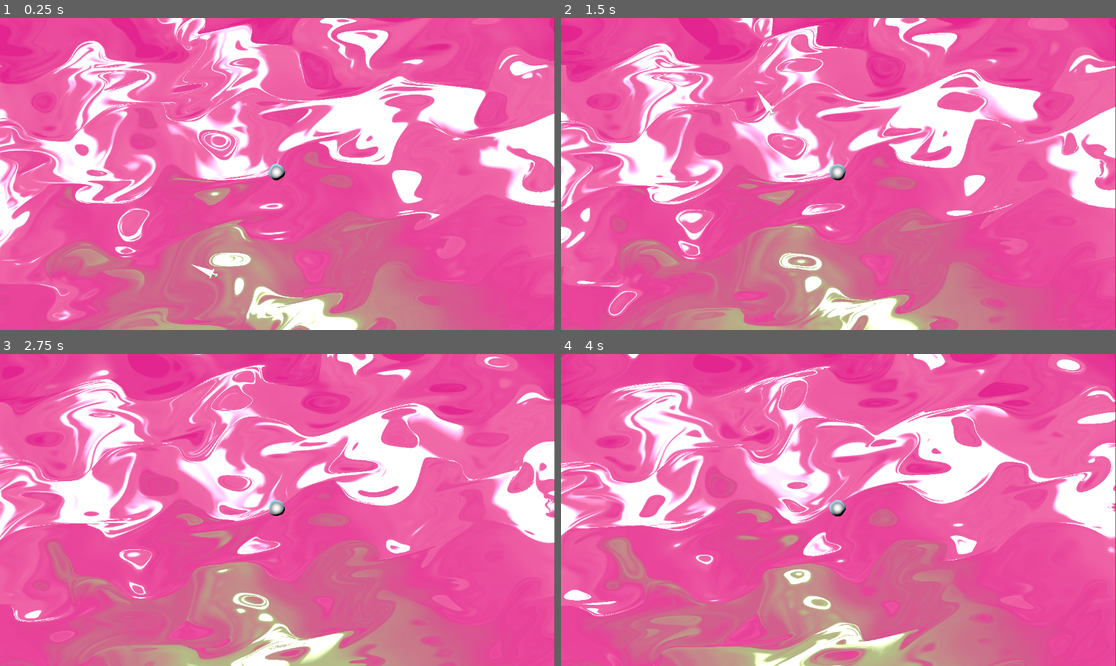
Above: before the commit, frames 1-4 (two rows, left to right).
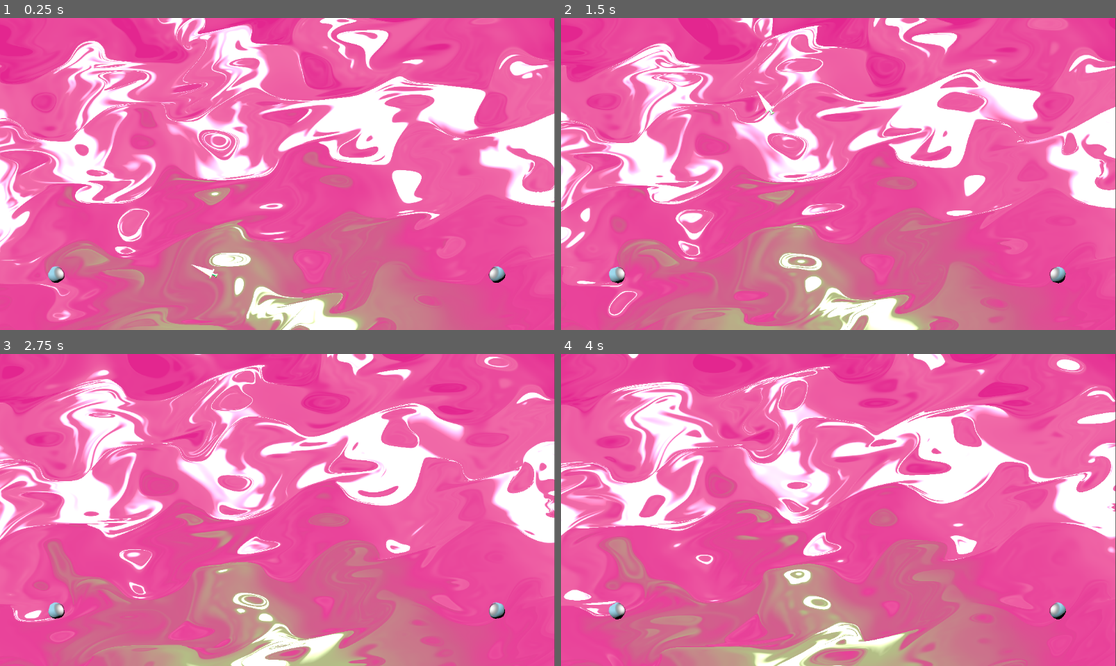
Above: after the commit, the same moments.

Repository: Ultimo-Momento-Responsable/GGJ2025
Game: Godot game, scene res://scenes/viewport.tscn
Two runs of this game, one before a commit and one after it. Both use one fixed random seed, a clock stepped at 60 frames per second and the inputs below.
Inputs:
- Up to frame 1 (0.25 s): no input
- Up to frame 2 (1.5 s): no input
- Up to frame 3 (2.75 s): no input
- Up to frame 4 (4 s): no input

The runs differ from the first frame. In frame 1, 0.4% of the frame differs, in the area x 8-92%, y 46-85%; in frame 2, 0.4%, in the area x 8-91%, y 26-86%; in frame 3, 0.4%; in frame 4, 0.4%.

Commit message:
chore: gitignore

Diff:
--- a/project.godot
+++ b/project.godot
@@ -14,6 +14,10 @@
 run/main_scene="res://scenes/viewport.tscn"
 config/features=PackedStringArray("4.3", "GL Compatibility")
 config/icon="res://icon.svg"
+
+[global_group]
+
+hazards=""
 
 [input]
 
@@ -39,19 +43,23 @@
 }
 move_up_player2={
 "deadzone": 0.5,
-"events": []
+"events": [Object(InputEventKey,"resource_local_to_scene":false,"resource_name":"","device":-1,"window_id":0,"alt_pressed":false,"shift_pressed":false,"ctrl_pressed":false,"meta_pressed":false,"pressed":false,"keycode":0,"physical_keycode":4194320,"key_label":0,"unicode":0,"location":0,"echo":false,"script":null)
+]
 }
 move_down_player2={
 "deadzone": 0.5,
-"events": []
+"events": [Object(InputEventKey,"resource_local_to_scene":false,"resource_name":"","device":-1,"window_id":0,"alt_pressed":false,"shift_pressed":false,"ctrl_pressed":false,"meta_pressed":false,"pressed":false,"keycode":0,"physical_keycode":4194322,"key_label":0,"unicode":0,"location":0,"echo":false,"script":null)
+]
 }
 move_left_player2={
 "deadzone": 0.5,
-"events": []
+"events": [Object(InputEventKey,"resource_local_to_scene":false,"resource_name":"","device":-1,"window_id":0,"alt_pressed":false,"shift_pressed":false,"ctrl_pressed":false,"meta_pressed":false,"pressed":false,"keycode":0,"physical_keycode":4194319,"key_label":0,"unicode":0,"location":0,"echo":false,"script":null)
+]
 }
 move_right_player2={
 "deadzone": 0.5,
-"events": []
+"events": [Object(InputEventKey,"resource_local_to_scene":false,"resource_name":"","device":-1,"window_id":0,"alt_pressed":false,"shift_pressed":false,"ctrl_pressed":false,"meta_pressed":false,"pressed":false,"keycode":0,"physical_keycode":4194321,"key_label":0,"unicode":0,"location":0,"echo":false,"script":null)
+]
 }
 
 [rendering]
--- a/scenes/arena_base.tscn
+++ b/scenes/arena_base.tscn
@@ -28,9 +28,16 @@
 directional_shadow_pancake_size = 0.0
 sky_mode = 1
 
-[node name="Bubble" parent="WorldEnvironment" instance=ExtResource("2_8abf3")]
+[node name="Player1" parent="WorldEnvironment" instance=ExtResource("2_8abf3")]
+transform = Transform3D(1, 0, 0, 0, 1, 0, 0, 0, 1, -15, -7, 0)
+collision_mask = 5
+safe_margin = 0.5
 
 [node name="Sword" parent="WorldEnvironment" instance=ExtResource("2_l5i0h")]
 transform = Transform3D(1, 0, 0, 0, 1, 0, 0, 0, 1, -4.993, -10, 0.509)
 collision_layer = 4
-collision_mask = 4
+collision_mask = 5
+
+[node name="Player2" parent="WorldEnvironment" instance=ExtResource("2_8abf3")]
+transform = Transform3D(1, 0, 0, 0, 1, 0, 0, 0, 1, 15, -7, 0)
+player = "2"
--- a/scenes/game_objects/sword.tscn
+++ b/scenes/game_objects/sword.tscn
@@ -6,7 +6,7 @@
 [sub_resource type="BoxShape3D" id="BoxShape3D_kdsnl"]
 size = Vector3(0.355469, 1.11047, 0.0783691)
 
-[node name="Sword" type="RigidBody3D"]
+[node name="Sword" type="RigidBody3D" groups=["hazards"]]
 mass = 0.001
 gravity_scale = 0.0
 script = ExtResource("1_ye3qc")
--- a/scripts/bubble.gd
+++ b/scripts/bubble.gd
@@ -15,9 +15,12 @@
 	if get_slide_collision_count() > 0:
 		for i in range(get_slide_collision_count()):
 			var collision = get_slide_collision(i)
-			var normal = collision.get_normal()  # Obtén la normal de la colisión
-			velocity = velocity.bounce(normal)  # Rebotar usando la normal
-		return
+			var collider := collision.get_collider()
+
+			if collider.is_in_group("hazards"):
+				_pop_bubble()
+			else:
+				_bounce(collision.get_normal())
 
 	input_direction = Input.get_vector("move_left_player" + player, "move_right_player" + player, "move_down_player" + player, "move_up_player" + player)
 	input_direction = input_direction.normalized()
@@ -33,3 +36,10 @@
 			velocity = Vector3.ZERO
 
 	move_and_slide()
+
+
+func _pop_bubble() -> void:
+	queue_free()
+
+func _bounce(normal: Vector3) -> void:
+	velocity = velocity.bounce(normal)
Not shown, removed: Assets/3d_models/raw/sword.blend.import
Not shown, removed: Assets/3d_models/raw/sword.fbx.import
Not shown, removed: Assets/3d_models/raw/sword.glb.import
Not shown, removed: Assets/3d_models/raw/weight.blend.import
Not shown, removed: Assets/3d_models/raw/weight.glb.import
Not shown, removed: Assets/3d_models/sword/sword.blend.import
Not shown, removed: Assets/3d_models/sword/sword.glb.import
Not shown, removed: Assets/3d_models/sword/sword_BaseColor.png.import
Not shown, removed: Assets/3d_models/sword/sword_Normal.png.import
Not shown, removed: Assets/3d_models/sword/sword_RGB.png.import
Not shown, removed: Assets/3d_models/weight/BaseColor.png.import
Not shown, removed: Assets/3d_models/weight/Normal.png.import
(and 9 more such lines)
